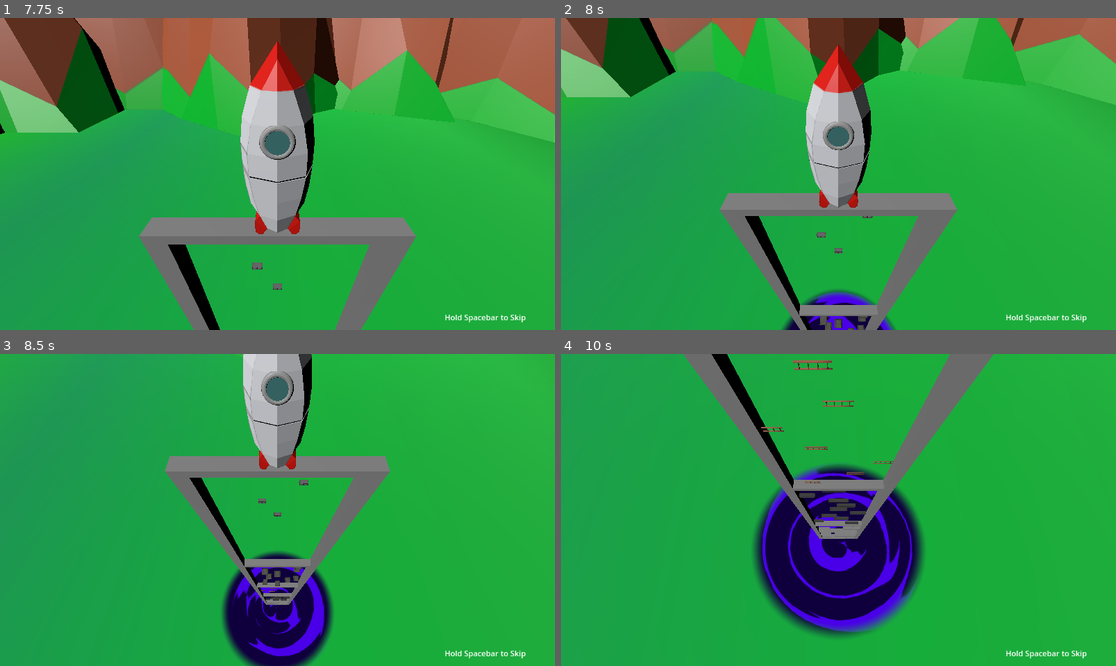
Above: before the commit, frames 1-4 (two rows, left to right).
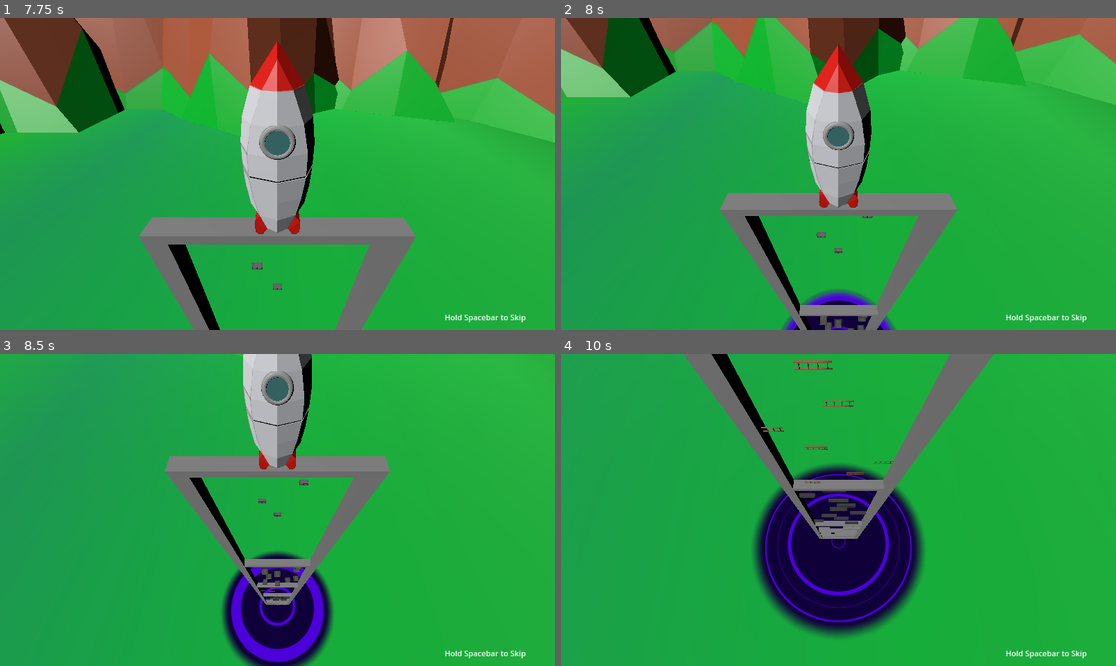
Above: after the commit, the same moments.

Repository: GuiBDBello/avoid-the-void
Game: Godot game, scene res://scenes/main_menu.tscn
Same seed, same stepped clock (60 frames per second), same inputs: the game is played once before the commit and once after it.
Inputs:
- Up to frame 1 (7.75 s): click "Play" at 0.5 s; tap Enter (ui_accept) at 1.25, 2 s; hold Right (move_right) 1.28-2.03 s; tap Space (jump) at 1.52, 2.27, 3.77, 4.52, 5.27, 6.77, 7.52 s; hold Down (move_down) 2.03-2.78 s; hold Right (move_right) 2.78-3.53 s; hold Up (move_up) 3.53-4.28 s; hold Left (move_left) 4.28-5.78 s; hold Down (move_down) 5.78-6.53 s; hold Right (move_right) 6.53-7.28 s; hold Up (move_up) from 7.28 s (still down)
- Up to frame 2 (8 s): keep holding Up (move_up)
- Up to frame 3 (8.5 s): release Up (move_up) at 8.03 s; hold Right (move_right) from 8.03 s (still down); tap Space (jump) at 8.27 s
- Up to frame 4 (10 s): release Right (move_right) at 8.78 s; hold Down (move_down) 8.78-9.53 s; hold Left (move_left) from 9.53 s (still down); tap Space (jump) at 9.77 s

Frame 1 is identical in both runs. In frame 2, 0.3% of the frame differs, in the area x 40-60%, y 87-100%; in frame 3, 1.2%; in frame 4, 3.3%, in the area x 36-65%, y 35-90%.

Commit message:
Change void appearance to simplify it

Diff:
--- a/scenes/portal.tscn
+++ b/scenes/portal.tscn
@@ -7,7 +7,7 @@
 render_priority = 0
 shader = ExtResource("1_soq4h")
 shader_parameter/Color_Intensity = 2.5
-shader_parameter/Portal_Color = Color(0.145417, 0.000101652, 0.461058, 1)
+shader_parameter/Portal_Color = Color(0.151074, 0.000166581, 0.4338, 1)
 shader_parameter/Speed_X_Y = Vector2(0.3, 0.3)
 shader_parameter/Portal_Texture = ExtResource("2_p4klx")
 
--- a/shaders/portal_shader.tres
+++ b/shaders/portal_shader.tres
@@ -18,10 +18,12 @@
 texture_type = 1
 
 [sub_resource type="VisualShaderNodeTexture" id="VisualShaderNodeTexture_3nsq0"]
+expanded_output_ports = [0]
 source = 5
 texture_type = 1
 
 [sub_resource type="VisualShaderNodeUVPolarCoord" id="VisualShaderNodeUVPolarCoord_7vw3m"]
+default_input_values = [1, Vector2(0.5, 0.5), 2, 1.0, 3, 0.0]
 
 [sub_resource type="VisualShaderNodeUVFunc" id="VisualShaderNodeUVFunc_f1k24"]
 
@@ -37,6 +39,7 @@
 texture = ExtResource("2_q4wrr")
 
 [sub_resource type="VisualShaderNodeColorParameter" id="VisualShaderNodeColorParameter_xmv7l"]
+expanded_output_ports = [0]
 parameter_name = "Portal_Color"
 
 [sub_resource type="VisualShaderNodeVectorOp" id="VisualShaderNodeVectorOp_ywp5y"]
@@ -73,7 +76,7 @@
 // UVPolarCoord:3
 	vec2 n_in3p1 = vec2(0.50000, 0.50000);
 	float n_in3p2 = 1.00000;
-	float n_in3p3 = 1.00000;
+	float n_in3p3 = 0.00000;
 	{
 		vec2 __dir = UV - n_in3p1;
 		float __radius = length(__dir) * 2.0;
@@ -102,10 +105,11 @@
 	vec4 n_out14p0;
 // Texture2D:14
 	n_out14p0 = texture(Portal_Texture, n_out4p0);
+	float n_out14p1 = n_out14p0.r;
 
 
 // VectorOp:9
-	vec4 n_out9p0 = n_out11p0 * n_out14p0;
+	vec4 n_out9p0 = n_out11p0 * vec4(n_out14p1);
 
 
 // Texture2D:7
@@ -119,6 +123,7 @@
 
 }
 "
+graph_offset = Vector2(-754.199, 223.73)
 modes/cull = 2
 flags/unshaded = true
 nodes/fragment/3/node = SubResource("VisualShaderNodeUVPolarCoord_7vw3m")
@@ -145,4 +150,4 @@
 nodes/fragment/13/position = Vector2(-500, 360)
 nodes/fragment/14/node = SubResource("VisualShaderNodeTexture_3nsq0")
 nodes/fragment/14/position = Vector2(-80, 140)
-nodes/fragment/connections = PackedInt32Array(3, 0, 4, 0, 5, 0, 6, 0, 6, 0, 4, 2, 7, 0, 0, 1, 9, 0, 0, 0, 10, 0, 11, 0, 8, 0, 11, 1, 11, 0, 9, 0, 12, 0, 6, 1, 13, 0, 14, 2, 4, 0, 14, 0, 14, 0, 9, 1)
+nodes/fragment/connections = PackedInt32Array(3, 0, 4, 0, 5, 0, 6, 0, 9, 0, 0, 0, 10, 0, 11, 0, 11, 0, 9, 0, 12, 0, 6, 1, 13, 0, 14, 2, 4, 0, 14, 0, 6, 0, 4, 2, 8, 0, 11, 1, 7, 0, 0, 1, 14, 1, 9, 1)
